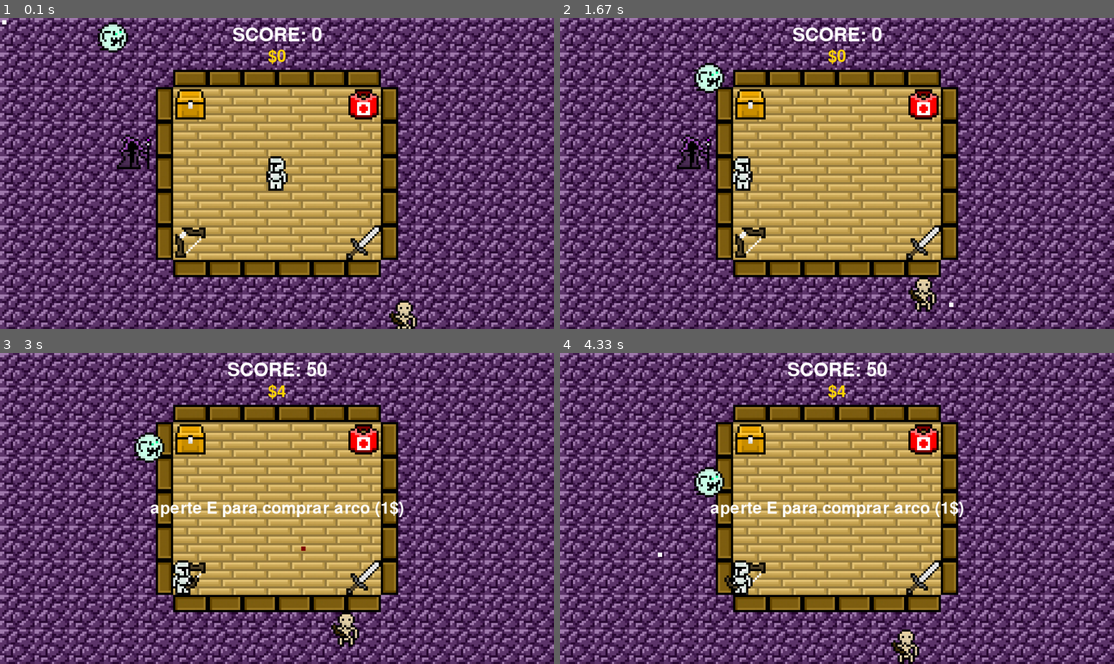
Above: before the commit, frames 1-4 (two rows, left to right).
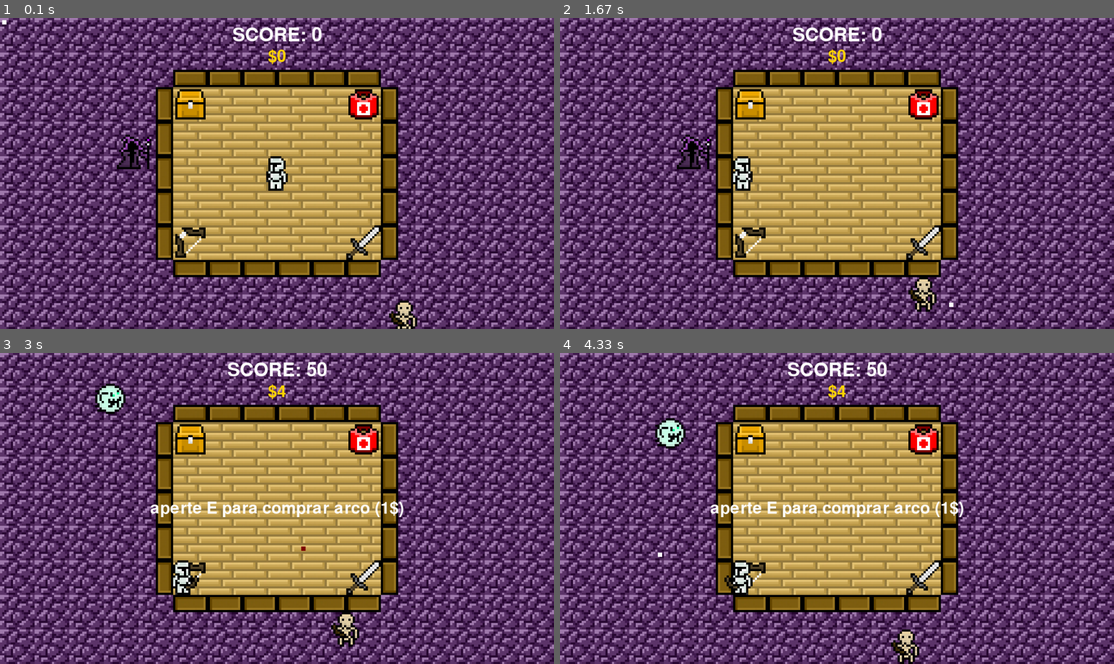
Above: after the commit, the same moments.

Repository: nicolassaez2004/DpProjetos.PyGame
Game: pygame game, started from main.py
Same seed, same stepped clock (60 frames per second), same inputs: the game is played once before the commit and once after it.
Inputs (mouse positions are in pixels of both pictures, inside the frame that each line leads up to):
- Up to frame 1 (0.1 s): no input
- Up to frame 2 (1.67 s): click (837, 173) at 0.38 s; click (947, 304) at 0.72 s; hold A from 1.23 s (still down)
- Up to frame 3 (3 s): release A at 1.77 s; click (72, 477) at 1.85 s; hold S 2.13-2.43 s; tap E at 2.47 s; click (299, 545) at 2.85 s
- Up to frame 4 (4.33 s): click (687, 492) at 3.18 s; click "aperte E para comprar arco (1…" at 3.52 s; click (648, 583) at 3.85 s; click (659, 552) at 4.18 s

The runs differ from the first frame. In frame 1, 0.4% of the frame differs, in the area x 17-24%, y 1-12%; in frame 2, 0.4%; in frame 3, 0.8%; in frame 4, 0.8%, in the area x 17-30%, y 20-47%.

Commit message:
primeiro loop de gameplay.

Diff:
--- a/jogo/Game.py
+++ /dev/null
@@ -1,119 +0,0 @@
-import pygame
-
-from enemies.ghost import Ghost
-from enemies.skeleton import Skeleton
-from enemies.wizard import Wizard
-from jogo.colisoes import Colisoes
-from jogo.objetos import Object
-from jogo.gameplay import Gameplay
-from config import parametros
-from config.parametros import ALTURA, LARGURA, PRETO, ASSETS
-
-
-class Game(Colisoes):
-    def __init__(self):
-        self.rodando = True
-        pygame.init()
-
-        self.bg = pygame.image.load(ASSETS + 'background.jpg')
-        self.bg = pygame.transform.scale(self.bg, (1280, 720))
-        self.window = pygame.display.set_mode((LARGURA, ALTURA))
-        pygame.display.set_caption('Claustrophobia Knight')
-
-        self.relogio = pygame.time.Clock()
-
-        self.font_score = pygame.font.SysFont(None, 64)
-        self.font_money = pygame.font.SysFont(None, 56)
-
-        self.mouse_pos = pygame.Rect((0, 0), (0, 0))
-        self.player = Gameplay((LARGURA/2 - 40, ALTURA/2 - 40))
-
-        self.objeto = Object()
-
-        self.skeleton = Skeleton((0, 0))
-        spawn_pos = self.skeleton.random_spawn()
-        self.skeleton.rect.topleft = spawn_pos
-        self.skeleton.player = self.player
-        self.skeleton.objeto = self.objeto
-
-        self.wizard = Wizard((0, 0))
-        self.wizard.player = self.player
-        self.wizard.objeto = self.objeto
-        spawn_wizard_pos = self.wizard.spawn_wizard()
-        self.wizard.rect.topleft = spawn_wizard_pos
-
-        self.ghost = Ghost((0, 0))
-        self.ghost.player = self.player
-        self.ghost.objeto = self.objeto
-        spawn_ghost_pos = self.ghost.random_spawn()
-        self.ghost.rect.topleft = spawn_ghost_pos
-
-        self.todo_mundo = pygame.sprite.Group([self.player, self.skeleton, self.wizard, self.ghost])
-
-        self.pode_comprar_espada = False
-        self.pode_interagir_bau = False
-        self.pode_interagir_kit = False
-        self.pode_interagir_arco = False
-
-    def desenhar(self):
-        self.window.fill(PRETO)
-        self.window.blit(self.bg, (0, 0))
-        self.window.blit(self.objeto.bau, (400, 160))
-        self.window.blit(self.objeto.kitmedico, (800, 160))
-        self.window.blit(self.objeto.arco, (400, 480))
-        self.window.blit(self.objeto.espada, (800, 480))
-
-        if self.skeleton.alive() and self.skeleton.health > 0:
-            self.skeleton.movimentacao()
-        if self.wizard.alive() and self.wizard.health > 0:
-            self.wizard.movimentacao()
-        if self.ghost.alive() and self.ghost.health > 0:
-            self.ghost.movimentacao()
-
-        self.todo_mundo.update()
-
-        score_text = self.font_score.render(f'SCORE: {self.player.score}', True, (255, 255, 255))
-        money_text = self.font_money.render(f'${self.player.dinheiro}', True, (255, 215, 0))
-
-        score_rect = score_text.get_rect(center=(LARGURA // 2, 40))
-        money_rect = money_text.get_rect(center=(LARGURA // 2, 90))
-
-        self.window.blit(score_text, score_rect)
-        self.window.blit(money_text, money_rect)
-
-        if self.pode_comprar_espada:
-            buy_text = self.font_money.render("aperte E para comprar espada (1$)", True, (255, 255, 255))
-            buy_rect = buy_text.get_rect(center=(LARGURA // 2, ALTURA // 2))
-            self.window.blit(buy_text, buy_rect)
-        elif self.pode_interagir_bau:
-            if self.player.tem_arco:
-                flechas_text = self.font_money.render("aperte E para comprar flechas (1$)", True, (255, 255, 255))
-                flechas_rect = flechas_text.get_rect(center=(LARGURA // 2, ALTURA // 2))
-                self.window.blit(flechas_text, flechas_rect)
-            else:
-                msg_text = self.font_money.render("você precisa de um arco.", True, (255, 255, 255))
-                msg_rect = msg_text.get_rect(center=(LARGURA // 2, ALTURA // 2))
-                self.window.blit(msg_text, msg_rect)
-        elif self.pode_interagir_kit:
-            if self.player.vida < 10:
-                kit_text = self.font_money.render("aperte E para usar kitmedico (1$)", True, (255, 255, 255))
-            else:
-                kit_text = self.font_money.render("vida cheia!", True, (255, 255, 255))
-            kit_rect = kit_text.get_rect(center=(LARGURA // 2, ALTURA // 2))
-            self.window.blit(kit_text, kit_rect)
-        elif self.pode_interagir_arco:
-            arco_text = self.font_money.render("aperte E para comprar arco (1$)", True, (255, 255, 255))
-            arco_rect = arco_text.get_rect(center=(LARGURA // 2, ALTURA // 2))
-            self.window.blit(arco_text, arco_rect)
-
-        mouse_pos = pygame.mouse.get_pos()
-        tamanho_mouse = 10
-        self.mouse_pos = pygame.Rect(mouse_pos[0], mouse_pos[1], tamanho_mouse, tamanho_mouse)
-        pygame.draw.rect(self.window, parametros.MOUSE_COLOR, self.mouse_pos)
-
-        self.todo_mundo.draw(self.window)
-        if self.player.soco_vento:
-            self.window.blit(self.player.soco_vento_image_rotated, self.player.soco_vento)
-        if self.player.espada_vento:
-            self.window.blit(self.player.espada_vento_image_rotated, self.player.espada_vento)
-        pygame.display.update()
--- a/jogo/colisoes.py
+++ b/jogo/colisoes.py
@@ -7,7 +7,7 @@
 class Colisoes:
     def colisoes(self): #testador de colisões
         parametros.MOUSE_COLOR = (255, 255, 255)
-        if self.mouse_pos.colliderect(self.skeleton.rect):
+        if any(self.mouse_pos.colliderect(inimigo.rect) for inimigo in self.inimigos):
             parametros.MOUSE_COLOR = (0, 255, 0)
         elif self.mouse_pos.colliderect(self.objeto.plataforma):
             parametros.MOUSE_COLOR = (125, 0, 0)
@@ -42,38 +42,20 @@
             self.pode_interagir_arco = False
 
         if self.player.soco_vento:
-            if self.player.soco_vento.colliderect(self.skeleton.rect) and self.skeleton.health > 0:
-                self.skeleton.health -= 5
-                if self.skeleton.health <= 0:
-                    self.skeleton.kill()
-                    self.player.capitalizacao(self.skeleton)
-            if self.player.soco_vento.colliderect(self.wizard.rect) and self.wizard.health > 0:
-                self.wizard.health -= 5
-                if self.wizard.health <= 0:
-                    self.wizard.kill()
-                    self.player.capitalizacao(self.wizard)
-            if self.player.soco_vento.colliderect(self.ghost.rect) and self.ghost.health > 0:
-                self.ghost.health -= 5
-                if self.ghost.health <= 0:
-                    self.ghost.kill()
-                    self.player.capitalizacao(self.ghost)
+            for inimigo in list(self.inimigos):
+                if self.player.soco_vento.colliderect(inimigo.rect) and inimigo.health > 0:
+                    inimigo.health -= 5
+                    if inimigo.health <= 0:
+                        inimigo.kill()
+                        self.player.capitalizacao(inimigo)
 
         if self.player.espada_vento_hitbox:
-            if self.player.espada_vento_hitbox.colliderect(self.skeleton.rect) and self.skeleton.health > 0:
-                self.skeleton.health -= 5
-                if self.skeleton.health <= 0:
-                    self.skeleton.kill()
-                    self.player.capitalizacao(self.skeleton)
-            if self.player.espada_vento_hitbox.colliderect(self.wizard.rect) and self.wizard.health > 0:
-                self.wizard.health -= 5
-                if self.wizard.health <= 0:
-                    self.wizard.kill()
-                    self.player.capitalizacao(self.wizard)
-            if self.player.espada_vento_hitbox.colliderect(self.ghost.rect) and self.ghost.health > 0:
-                self.ghost.health -= 5
-                if self.ghost.health <= 0:
-                    self.ghost.kill()
-                    self.player.capitalizacao(self.ghost)
+            for inimigo in list(self.inimigos):
+                if self.player.espada_vento_hitbox.colliderect(inimigo.rect) and inimigo.health > 0:
+                    inimigo.health -= 5
+                    if inimigo.health <= 0:
+                        inimigo.kill()
+                        self.player.capitalizacao(inimigo)
 
     def executar(self):
         while self.rodando:
@@ -103,6 +85,7 @@
             self.player.atacar()
             self.desenhar()
             self.colisoes()
+            self.atualizar_spawn_inimigos()
             self.relogio.tick(FPS)
 
         pygame.quit()
--- a/jogo/game.py
+++ b/jogo/game.py
@@ -1,4 +1,5 @@
 import pygame
+import random
 
 from enemies.ghost import Ghost
 from enemies.skeleton import Skeleton
@@ -30,30 +31,40 @@
 
         self.objeto = Object()
 
-        self.skeleton = Skeleton((0, 0))
-        spawn_pos = self.skeleton.random_spawn()
-        self.skeleton.rect.topleft = spawn_pos
-        self.skeleton.player = self.player
-        self.skeleton.objeto = self.objeto
+        self.todo_mundo = pygame.sprite.Group([self.player])
+        self.inimigos = pygame.sprite.Group()
+        self.tipos_inimigos = [Skeleton, Wizard, Ghost]
+        self.spawn_cooldown_ms = 900
+        self.ultimo_spawn_ms = pygame.time.get_ticks()
 
-        self.wizard = Wizard((0, 0))
-        self.wizard.player = self.player
-        self.wizard.objeto = self.objeto
-        spawn_wizard_pos = self.wizard.spawn_wizard()
-        self.wizard.rect.topleft = spawn_wizard_pos
-
-        self.ghost = Ghost((0, 0))
-        self.ghost.player = self.player
-        self.ghost.objeto = self.objeto
-        spawn_ghost_pos = self.ghost.random_spawn()
-        self.ghost.rect.topleft = spawn_ghost_pos
-
-        self.todo_mundo = pygame.sprite.Group([self.player, self.skeleton, self.wizard, self.ghost])
+        for _ in range(self.player.limite_inimigos):
+            self.spawn_inimigo()
 
         self.pode_comprar_espada = False
         self.pode_interagir_bau = False
         self.pode_interagir_kit = False
         self.pode_interagir_arco = False
+
+    def spawn_inimigo(self):
+        tipo_inimigo = random.choice(self.tipos_inimigos)
+        inimigo = tipo_inimigo((0, 0))
+        inimigo.player = self.player
+        inimigo.objeto = self.objeto
+
+        if isinstance(inimigo, Wizard):
+            pos_spawn = inimigo.spawn_wizard()
+        else:
+            pos_spawn = inimigo.random_spawn()
+
+        inimigo.rect.topleft = pos_spawn
+        self.player.aplicar_scaling_inimigo(inimigo)
+        self.inimigos.add(inimigo)
+
+    def atualizar_spawn_inimigos(self):
+        agora = pygame.time.get_ticks()
+        if len(self.inimigos) < self.player.limite_inimigos and (agora - self.ultimo_spawn_ms) >= self.spawn_cooldown_ms:
+            self.spawn_inimigo()
+            self.ultimo_spawn_ms = agora
 
     def desenhar(self):
         self.window.fill(PRETO)
@@ -63,14 +74,9 @@
         self.window.blit(self.objeto.arco, (400, 480))
         self.window.blit(self.objeto.espada, (800, 480))
 
-        if self.skeleton.alive() and self.skeleton.health > 0:
-            self.skeleton.movimentacao()
-        if self.wizard.alive() and self.wizard.health > 0:
-            self.wizard.movimentacao()
-        if self.ghost.alive() and self.ghost.health > 0:
-            self.ghost.movimentacao()
-
-        self.todo_mundo.update()
+        for inimigo in self.inimigos:
+            if inimigo.alive() and inimigo.health > 0:
+                inimigo.movimentacao()
 
         score_text = self.font_score.render(f'SCORE: {self.player.score}', True, (255, 255, 255))
         money_text = self.font_money.render(f'${self.player.dinheiro}', True, (255, 215, 0))
@@ -112,6 +118,7 @@
         pygame.draw.rect(self.window, parametros.MOUSE_COLOR, self.mouse_pos)
 
         self.todo_mundo.draw(self.window)
+        self.inimigos.draw(self.window)
         if self.player.soco_vento:
             self.window.blit(self.player.soco_vento_image_rotated, self.player.soco_vento)
         if self.player.espada_vento:
--- a/jogo/gameplay.py
+++ b/jogo/gameplay.py
@@ -9,6 +9,24 @@
         super().__init__(posicao)
         self.nivel = 1
         self.score = 0
+        self.inimigos_derrotados = 0
+        self.kills_para_subir_nivel = 5
+        self.limite_inimigos = 2
+        self.bonus_vida_por_nivel = 2
+        self.bonus_dano_por_nivel = 1
+
+    def registrar_abate(self):
+        self.inimigos_derrotados += 1
+
+        while self.inimigos_derrotados >= self.kills_para_subir_nivel:
+            self.inimigos_derrotados -= self.kills_para_subir_nivel
+            self.nivel += 1
+            self.limite_inimigos += 1
+
+    def aplicar_scaling_inimigo(self, inimigo):
+        bonus_nivel = max(self.nivel - 1, 0)
+        inimigo.health += bonus_nivel * self.bonus_vida_por_nivel
+        inimigo.damage += bonus_nivel * self.bonus_dano_por_nivel
 
     def capitalizacao(self, inimigo):
         if isinstance(inimigo, Ghost):
@@ -20,3 +38,5 @@
         elif isinstance(inimigo, Wizard):
             self.dinheiro += 5
             self.score += 50
+
+        self.registrar_abate()
